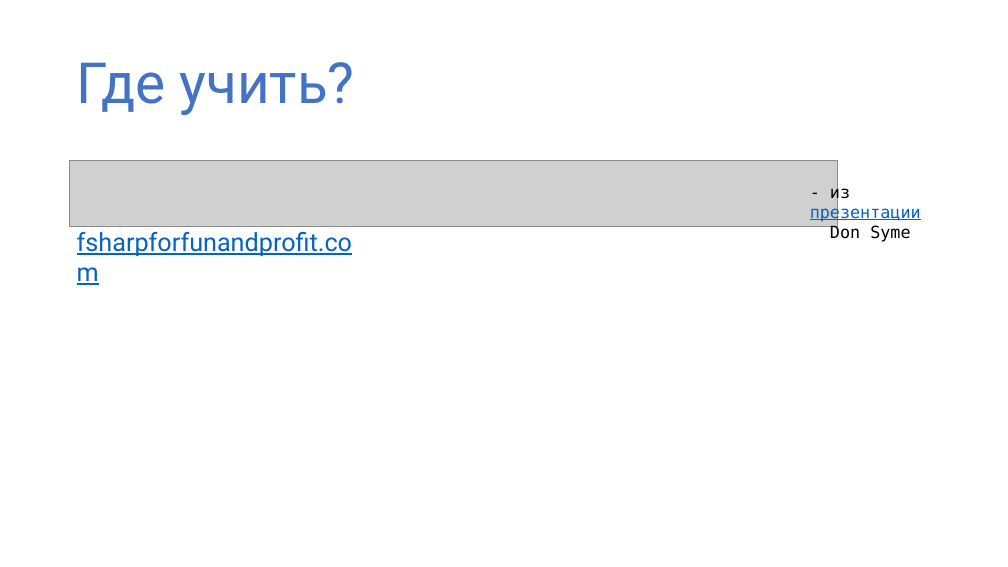
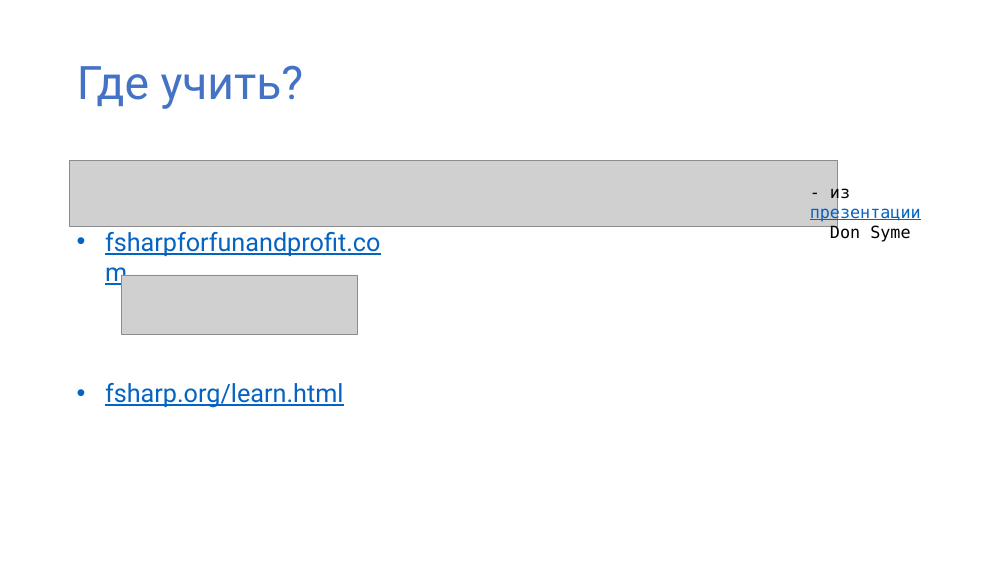
Before and after one commit to yevgeniyredko/shpora-2018-fsharp, a slide deck: slide 26 of shpora-2018-fsharp.pptx (slide 6 before the commit). Drawn at 1008x567 pixels with LibreOffice and Linux fonts; fonts in the diff are those of the drawing; grey boxes stand for pictures. Boxes give left, top, right and bottom in pixels: in the first picture for what was removed or moved away, otherwise in the second. Text is boxed around its words. In the diff, an @@ line names an element or a change of style, - is before the commit and + after.

```diff
--- a/shpora-2018-fsharp.pptx
+++ b/shpora-2018-fsharp.pptx
@@ title "Где учить?" at <box>77,65,304,109</box>: size 54 to 44 pt @@
@@ text at <box>105,232,380,256</box>: bullet none to • @@
@@ picture added at <box>121,275,357,334</box> @@
@@ text at <box>105,383,343,408</box>: paragraph added @@
+• fsharp.org/learn.html
```
Also in this commit, not shown: 1 other slide changed, 22 slides added, 2 slides removed, 1 other file.
